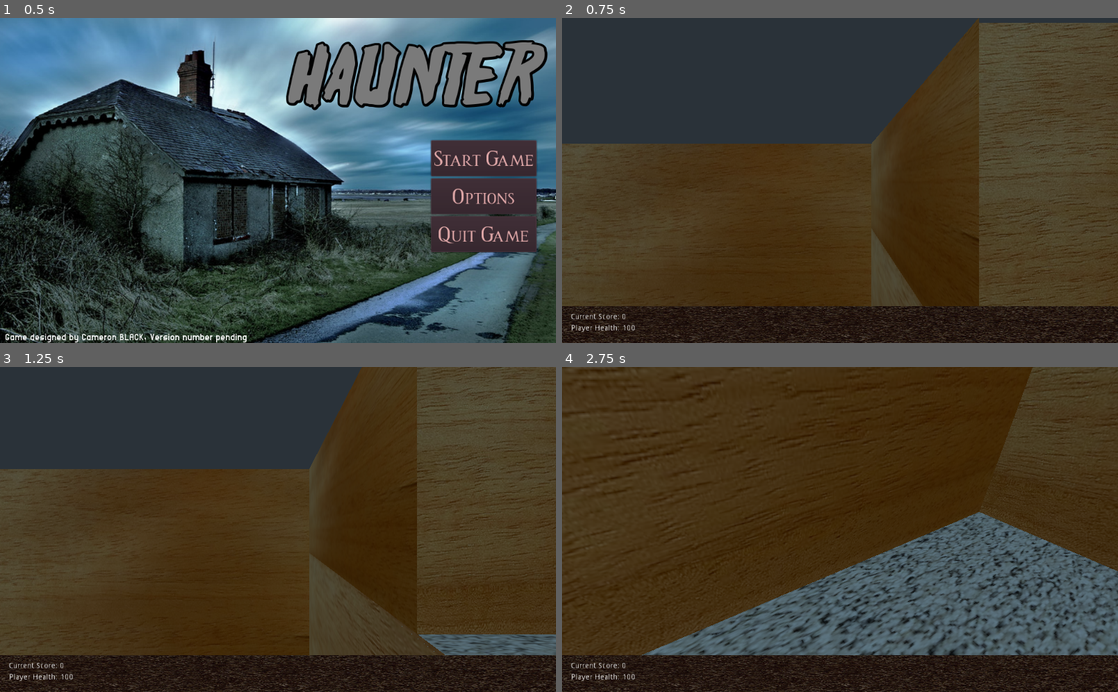
Above: before the commit, frames 1-4 (two rows, left to right).
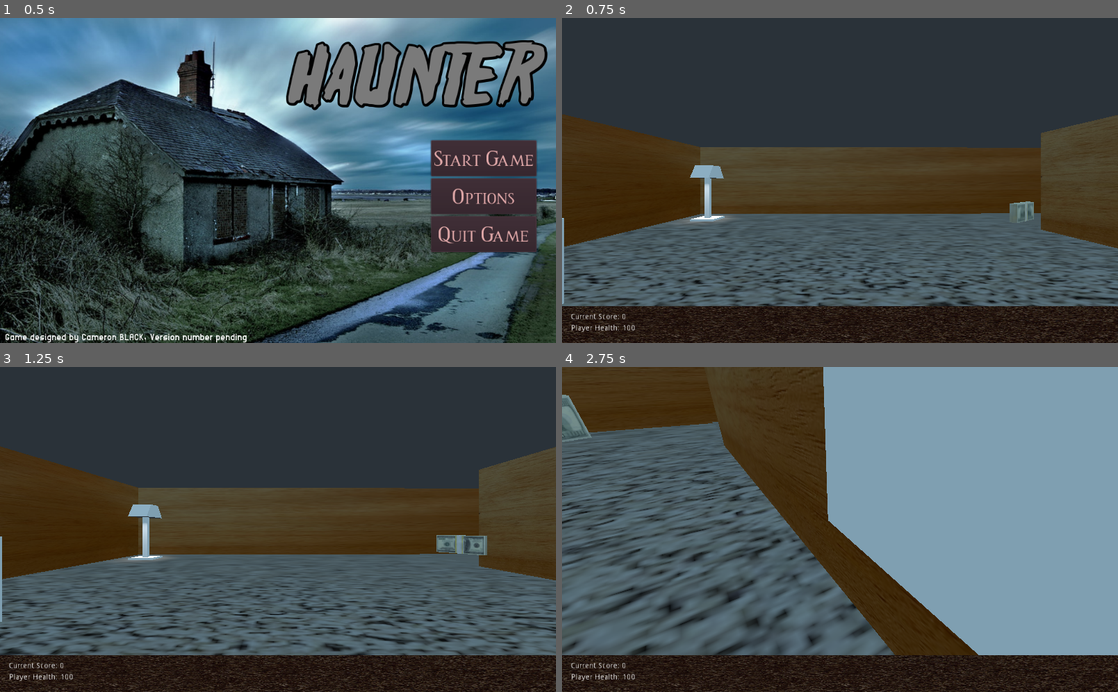
Above: after the commit, the same moments.

Repository: Camasamac/2022-Haunter
Game: Godot game, scene res://MainMenu/MainMenu.tscn
Same seed, same stepped clock (60 frames per second), same inputs: the game is played once before the commit and once after it.
Inputs (mouse positions are in pixels of both pictures, inside the frame that each line leads up to):
- Up to frame 1 (0.5 s): no input
- Up to frame 2 (0.75 s): click "Start Game" at 0.5 s
- Up to frame 3 (1.25 s): no input
- Up to frame 4 (2.75 s): move the mouse to (867, 529) at 1.27 s; press the mouse at (867, 529) at 1.28 s; hold W (player_forward) from 1.28 s (still down); tap Space (jump) at 1.52, 2.27 s; move the mouse to (812, 529) at 2.02 s; release the mouse at (812, 529) at 2.03 s; tap Shift (run) at 2.1 s

Frame 1 is identical in both runs. In frame 2, 48% of the frame differs, in the area x 0-100%, y 0-89%; in frame 3, 52%; in frame 4, 71%.

Commit message:
V 0.09 Enemies Fix 2: seek and die
The enemies need to be adjusted so that the 'mesh instance' in them creates a collision shape in the 'mesh' settings called a 'convex collision sibling' which is automatically connected to the mesh. :)

This means they can be hit. However, a bug with this is that by doing this, they cannot move (probably a bug with the collision shape in the floor). A temporary fix to this is making the enemies shorter (scaling).

Diff:
--- a/GameScene/Enemy.tscn
+++ b/GameScene/Enemy.tscn
@@ -10,31 +10,32 @@
 material = SubResource( 1 )
 mid_height = 3.0
 
+[sub_resource type="CapsuleShape" id=4]
+
 [sub_resource type="CapsuleShape" id=3]
 
-[sub_resource type="CapsuleShape" id=4]
-
 [node name="Enemy" type="KinematicBody"]
-transform = Transform( 0.837, 0, 0, 0, 0.784, 0, 0, 0, 1, 0, 2.17994, 0 )
+transform = Transform( 0.837, 0, 0, 0, 0.595671, 0, 0, 0, 1, 0, 2.17994, 0 )
 script = ExtResource( 1 )
 
 [node name="MeshInstance" type="MeshInstance" parent="."]
 transform = Transform( 1, 0, 0, 0, -4.37114e-08, -1, 0, 1, -4.37114e-08, 0, 0, 0 )
 mesh = SubResource( 2 )
 
+[node name="CollisionShape" type="CollisionShape" parent="."]
+transform = Transform( 1.135, 0, 0, 0, -5.00495e-08, -1.757, 0, 1.145, -7.68009e-08, 0, 0, 0 )
+shape = SubResource( 4 )
+
 [node name="Area" type="Area" parent="."]
+transform = Transform( 1, 0, 0, 0, 1, 0, 0, 0, 1, 0, 0, 0 )
+
+[node name="Timer" type="Timer" parent="Area"]
+wait_time = 2.0
+autostart = true
 
 [node name="CollisionShape" type="CollisionShape" parent="Area"]
 transform = Transform( 1.13, 0, 0, 0, -5.02244e-08, -1.753, 0, 1.149, -7.66261e-08, 0, 0, 0 )
 shape = SubResource( 3 )
 
-[node name="Timer" type="Timer" parent="Area"]
-wait_time = 2.0
-autostart = true
-
-[node name="CollisionShape" type="CollisionShape" parent="."]
-transform = Transform( 0.964, 0, 0, 0, 2.258, 0, 0, 0, 1, 0, 0.106107, 0 )
-shape = SubResource( 4 )
-
 [connection signal="body_entered" from="Area" to="." method="_on_Area_body_entered"]
 [connection signal="timeout" from="Area/Timer" to="." method="_on_Timer_timeout"]
--- a/GameScene/GameScene.tscn
+++ b/GameScene/GameScene.tscn
@@ -54,7 +54,7 @@
 shadow_enabled = true
 
 [node name="Player" parent="." instance=ExtResource( 2 )]
-transform = Transform( -1, 0, -8.74228e-08, 0, 1, 0, 8.74228e-08, 0, -1, -150.971, 35.4604, 25.2104 )
+transform = Transform( -1, 0, -8.74228e-08, 0, 1, 0, 8.74228e-08, 0, -1, -0.0252266, 2.25468, -7.98969 )
 scene_to_load = "res://Scripts/Game1-to-Game2.tscn"
 
 [node name="wall1" parent="." instance=ExtResource( 3 )]
@@ -264,7 +264,7 @@
 [node name="Navigation" type="Navigation" parent="."]
 
 [node name="Enemy" parent="Navigation" instance=ExtResource( 4 )]
-transform = Transform( 1, 0, 0, 0, 1, 0, 0, 0, 1, -7.80771, 2.97301, 6.74728 )
+transform = Transform( 1, 0, 0, 0, 0.751128, 0, 0, 0, 1, -55.3064, 2.97301, 40.8086 )
 
 [node name="NavigationMeshInstance" type="NavigationMeshInstance" parent="Navigation"]
 navmesh = SubResource( 10 )
@@ -620,16 +620,16 @@
 }
 
 [node name="Enemy2" parent="Navigation" instance=ExtResource( 4 )]
-transform = Transform( 0.837, 0, 0, 0, 0.784, 0, 0, 0, 1, -31.2597, 3.39592, 19.7662 )
+transform = Transform( 0.837, 0, 0, 0, 0.613514, 0, 0, 0, 1, -29.0376, 3.39592, 19.7662 )
 
 [node name="Enemy3" parent="Navigation" instance=ExtResource( 4 )]
-transform = Transform( 0.837, 0, 0, 0, 0.784, 0, 0, 0, 1, -40.9352, 2.99068, 21.642 )
+transform = Transform( 0.837, 0, 0, 0, 0.529072, 0, 0, 0, 1, -43.5529, 2.99068, 67.1776 )
 
 [node name="Enemy5" parent="Navigation" instance=ExtResource( 4 )]
-transform = Transform( 0.700569, 0, 0, 0, 0.614656, 0, 0, 0, 1, -36.8535, 2.38175, 20.8919 )
+transform = Transform( 0.700569, 0, 0, 0, 0.614656, 0, 0, 0, 1, -35.4617, 2.38175, 33.6317 )
 
 [node name="Enemy4" parent="Navigation" instance=ExtResource( 4 )]
-transform = Transform( 0.837, 0, 0, 0, 0.784, 0, 0, 0, 1, -28.7219, 3.24185, 17.2952 )
+transform = Transform( 0.837, 0, 0, 0, 0.585924, 0, 0, 0, 1, -2.00508, 11.7175, 53.9896 )
 
 [node name="Floor(corridor1)" type="MeshInstance" parent="."]
 transform = Transform( 1.614, 0, 0, 0, 1, 0, 0, 0, 0.353, -28.264, 0.0505893, 8.77192 )
--- a/Player Stuff/Player.tscn
+++ b/Player Stuff/Player.tscn
@@ -1,20 +1,16 @@
-[gd_scene load_steps=5 format=2]
+[gd_scene load_steps=6 format=2]
 
 [ext_resource path="res://default_env.tres" type="Environment" id=1]
 [ext_resource path="res://Scripts/Player.gd" type="Script" id=2]
 [ext_resource path="res://Images/leather.jpg" type="Texture" id=3]
 
 [sub_resource type="CapsuleShape" id=1]
-radius = 0.75
-height = 1.75
+
+[sub_resource type="CapsuleMesh" id=2]
 
 [node name="Player" type="KinematicBody"]
 collision_layer = 2
 script = ExtResource( 2 )
-
-[node name="CollisionShape" type="CollisionShape" parent="."]
-transform = Transform( 1.5, 0, 0, 0, -6.55671e-08, -1.3, 0, 1.5, -5.68248e-08, 0, 0, 0 )
-shape = SubResource( 1 )
 
 [node name="Camera" type="Camera" parent="."]
 transform = Transform( 1, 0, 0, 0, 1, 0, 0, 0, 1, 0, 0.927507, 0.000175178 )
@@ -58,3 +54,11 @@
 
 [node name="Position3D" type="Position3D" parent="."]
 transform = Transform( -1, 0, -8.74228e-08, 0, 1, 0, 8.74228e-08, 0, -1, 0, 0, 0 )
+
+[node name="CollisionShape2" type="CollisionShape" parent="."]
+transform = Transform( 0.8, 0, 0, 0, -3.49691e-08, -1.2, 0, 0.8, -5.24537e-08, 0, 0, 0 )
+shape = SubResource( 1 )
+
+[node name="MeshInstance" type="MeshInstance" parent="."]
+transform = Transform( 0.8, 0, 0, 0, -3.49691e-08, -1.2, 0, 0.8, -5.24537e-08, 0, 0, 0 )
+mesh = SubResource( 2 )
